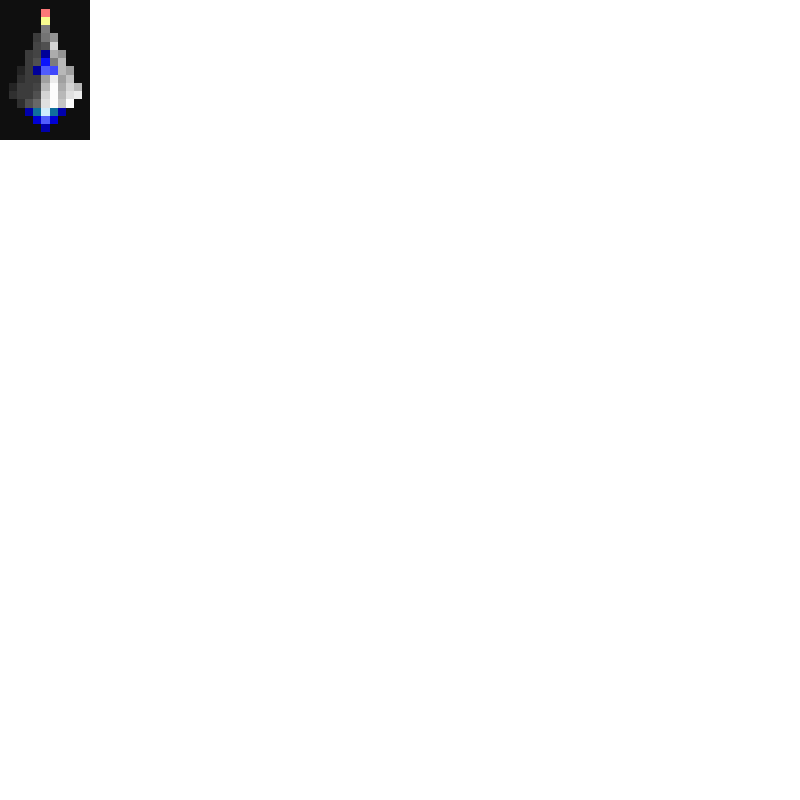
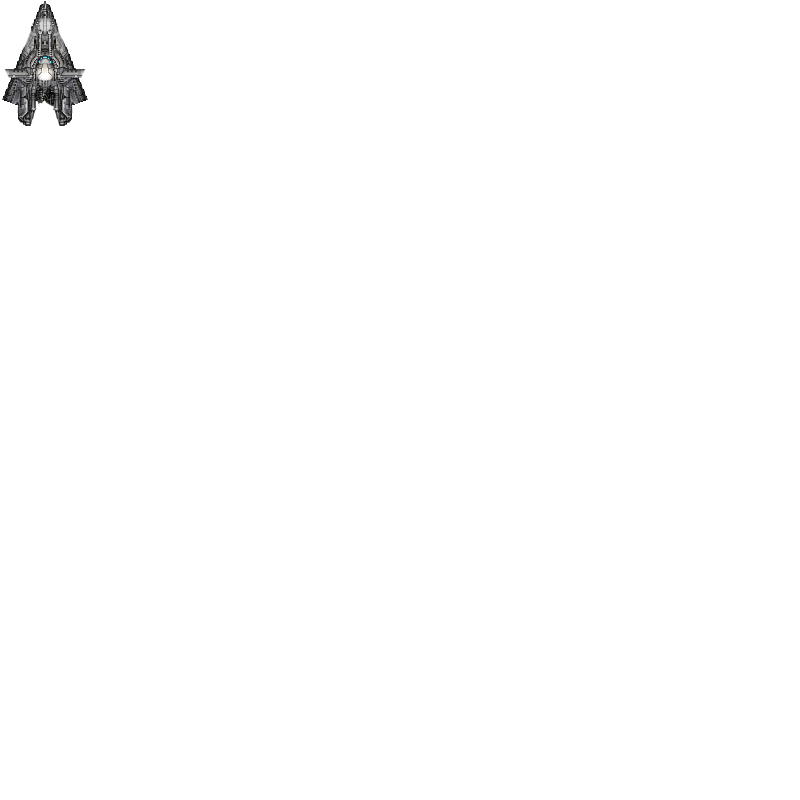
Layer changes from the first 800 × 800 image to the second:
added layer "Ship" above "STARSECTOR SOURCES" over box(0, 1, 88, 126)
removed layer "SCII sprite" over box(0, 0, 90, 140)
